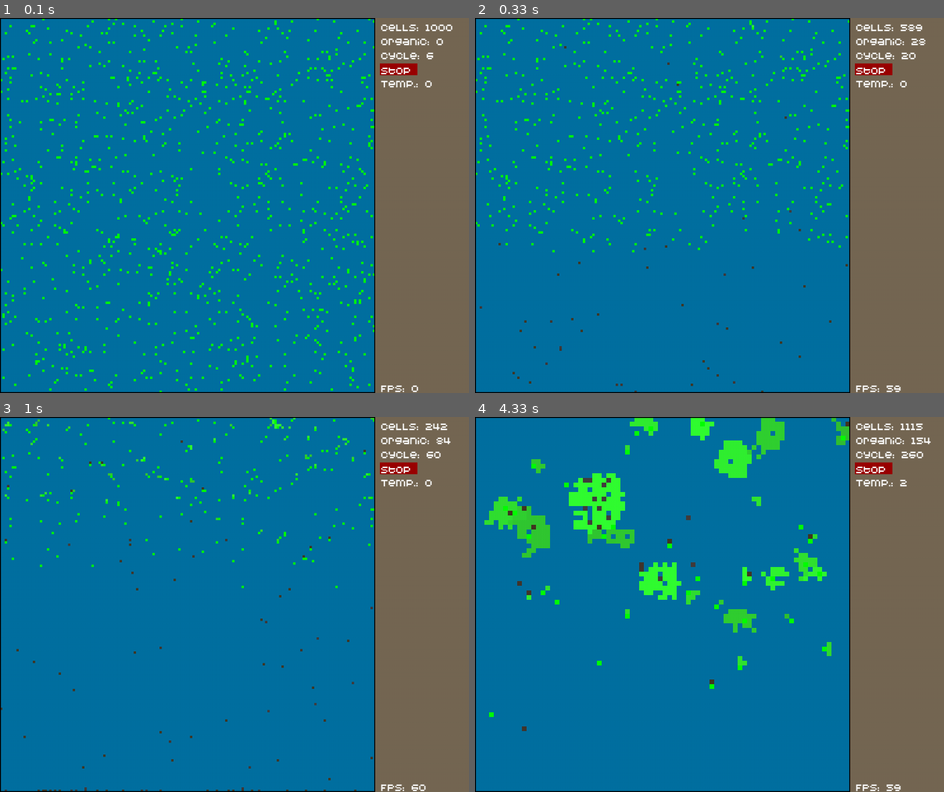
Above: before the commit, frames 1-4 (two rows, left to right).
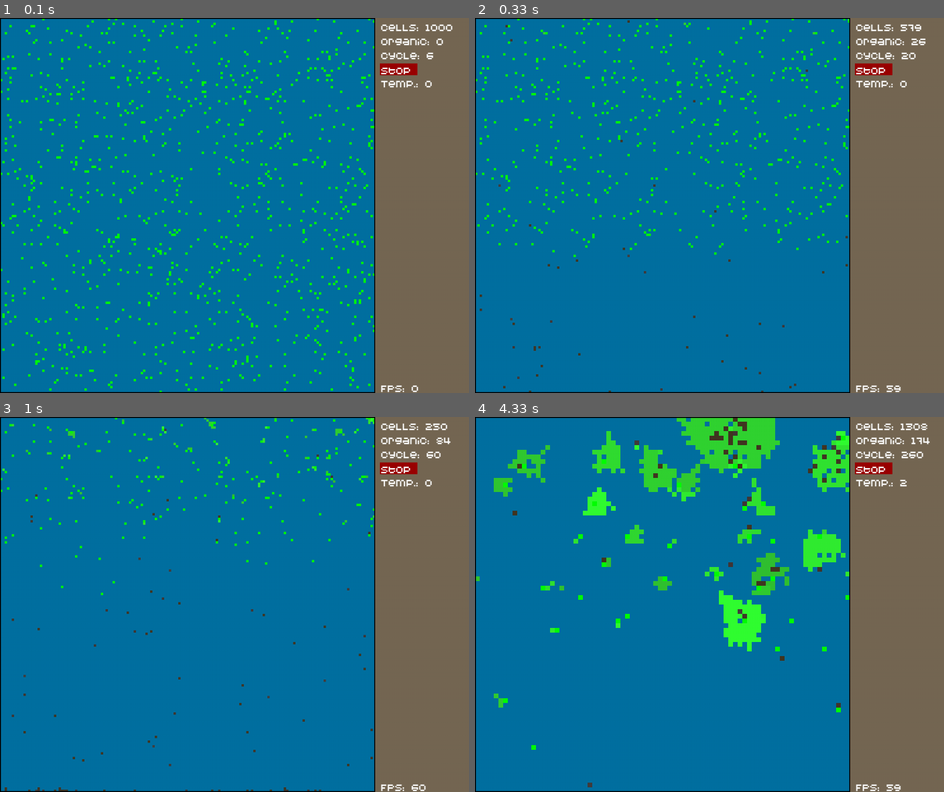
Above: after the commit, the same moments.

Repository: PilotOfAsuka/CellLabPython
Game: pygame game, started from main.py
Same seed, same stepped clock (60 frames per second), same inputs: the game is played once before the commit and once after it.
Inputs:
- Up to frame 1 (0.1 s): no input
- Up to frame 2 (0.33 s): no input
- Up to frame 3 (1 s): hold Right 0.33-0.8 s; hold Up from 0.83 s (still down)
- Up to frame 4 (4.33 s): release Up at 1.13 s; hold Right 1.17-1.63 s; hold Left 1.67-2.2 s; hold - 2.23-2.53 s; hold Down 2.23-2.53 s; hold Down 2.57-2.87 s; hold Left 2.9-3.3 s; tap + at 3.05 s; hold Up 3.33-3.7 s; hold Right from 3.73 s (still down)

Frame 1 is identical in both runs. In frame 2, 1.0% of the frame differs, in the area x 0-97%, y 0-100%; in frame 3, 1.8%; in frame 4, 12%, in the area x 0-98%, y 0-99%.

Commit message:
Разделение математики логики гена для дальнейшей оптимизации и компиляции

Diff:
--- a/genome.py
+++ b/genome.py
@@ -12,6 +12,61 @@
     'predator_thinks': {'min':  50, 'max': 5},  # Зависит от температуры
     'predator_move': {'min': 10, 'max': 5},  # Зависит от температуры
 }
+
+
+class Genome:
+    def __init__(self, dna=None):
+        self.dna = [random.randint(0, 63) for _ in range(gen_size)] if dna is None else dna
+        self.ptr = 0  # УТК (указатель текущей команды)
+        pass
+
+    def self_get_next_index_of_bias(self, step, len_of_number):
+        """
+        Функция получения смещения.
+        Используется для получения условия на основе числа смещения
+        [...33,43,24,...]
+        [... 5, 6, 7,...]
+        Пример self.ptr = 5
+               step = 1
+               index = 6
+        Так как мы к self.ptr прибавили step и получили индекс смешение по гену
+        len_of_number число ограничитель (К примеру если len_of_number является len(cfg.move_directions)
+        то мы получим значение ограниченное количеством направлений от числа в гене
+        43 % 8 - кол-во направлений = 3 - Вправо и низ)
+        """
+        index = (self.ptr + step) % len(self.dna)  # Индекс смещения
+        index_of_bias = self.dna[index] % len_of_number
+        return index_of_bias
+
+    def self_get_next_index(self, step):
+        """
+        Функция получения следующего индекса смешения
+        используется для увеличения УТК на число полученное в смешении
+        [...33,43,24,...]
+        [... 5, 6, 7,...]
+        Пример self.ptr = 5
+               step = 1
+               index = 6
+        В данном примере УТК переместится на 43 (и остановится на 48) от позиции где он находился (Это self.ptr = 5)
+        """
+        index = (self.ptr + step) % len(self.dna)
+        ptr = (self.ptr + self.dna[index]) % len(self.dna)
+        return ptr
+
+    def self_get_bias(self, step):
+        index = (self.ptr + step) % len(self.dna)
+        bias = self.dna[index]
+        return bias
+
+    def move_ptr_to(self):
+        # Перемещение УТК к следующей команде на основе числа безусловного перехода
+        self.ptr = (self.ptr + self.dna[self.ptr]) % len(self.dna)
+
+    # Функция перемещения указателя текущей команды
+    def move_ptr(self):
+        # Перемещения УТК к следующей команде
+        self.ptr = (self.ptr + 1) % len(self.dna)
+
 
 
 class Food:
@@ -59,8 +114,7 @@
 class BotGenome:
     def __init__(self, food=500, x=0, y=0, color=(50, 255, 50), genome=None):
         # Инициализация генома с заданным размером
-        self.genome = [random.randint(0, 63) for _ in range(gen_size)] if genome is None else genome
-        self.ptr = 0  # УТК (указатель текущей команды)
+        self.genome = Genome() if genome is None else genome
         self.food = food
         self.position = x, y
         self.color = color
@@ -71,37 +125,27 @@
 
     # Функция команды "Сколько у меня еды?"
     def how_many_food(self):
-        food_index = ((self.ptr + 1 + normalize_value(get_global_var("temp"), -15, 15, 5, 0))
-                      % len(self.genome))  # Получаем смещение
-
-        food_genome = normalize_value(self.genome[food_index], 0, 63, 0, 1000)  # Получаем условие перехода
+        food_index = ((self.genome.ptr + 1 + normalize_value(get_global_var("temp"), -15, 15, 5, 0))
+                      % len(self.genome.dna))  # Получаем смещение
+
+        food_genome = normalize_value(self.genome.dna[food_index], 0, 63, 0, 1000)  # Получаем условие перехода
 
         if self.food >= food_genome:
             # Если условие перехода меньше количества собственной энергии
-            self.ptr = self_get_next_index(self, step=2)
+            self.genome.ptr = self.genome.self_get_next_index(step=2)
         else:
             # Если условие перехода больше количества собственной энергии
-            self.ptr = self_get_next_index(self, step=3)
-
-    # Функция перемещения УТК
-    def move_ptr_to(self):
-        # Перемещение УТК к следующей команде на основе числа безусловного перехода
-        self.ptr = (self.ptr + self.genome[self.ptr]) % len(self.genome)
-
-    # Функция перемещения указателя текущей команды
-    def move_ptr(self):
-        # Перемещения УТК к следующей команде
-        self.ptr = (self.ptr + 1) % len(self.genome)
+            self.genome.ptr = self.genome.self_get_next_index(step=3)
 
     # Опрос какая сейчас температура
     def is_this_temp(self):
         # Перемещаем указатель текущей команды
-        self.ptr = self_get_next_index(self, step=normalize_value(get_global_var("temp"), -15, 15, 30, 0))
+        self.genome.ptr = self.genome.self_get_next_index(step=normalize_value(get_global_var("temp"), -15, 15, 30, 0))
 
     # Команда посмотреть
     def command_view(self):
         # Выбираем направление на основе смещения
-        move_dir = self_get_index_of_bias(self, step=1, len_of_number=len(move_directions))
+        move_dir = self.genome.self_get_next_index_of_bias(step=1, len_of_number=len(move_directions))
         dx, dy = move_directions[move_dir]  # Получаем Направление
 
         # Получаем точку куда мы смотрим
@@ -112,32 +156,32 @@
         # Если на пути пусто
         if world_grid[new_y][new_x] is None:
             # Перемещаем указатель текущей команды
-            self.ptr = self_get_next_index(self, step=2)
+            self.genome.ptr = self.genome.self_get_next_index(step=2)
         # Если на пути органика
         elif isinstance(world_grid[new_y][new_x], Food):
             # Перемещаем указатель текущей команды
-            self.ptr = self_get_next_index(self, step=43)
+            self.genome.ptr = self.genome.self_get_next_index(step=43)
         # Если на пути клетка
         elif isinstance(world_grid[new_y][new_x], Cell):
             # Перемещаем указатель текущей команды
-            self.ptr = self_get_next_index(self, step=59)
+            self.genome.ptr = self.genome.self_get_next_index(step=59)
         # Если на пути хищник
         elif isinstance(world_grid[new_y][new_x], Predator):
             # Перемещаем указатель текущей команды
-            self.ptr = self_get_next_index(self, step=24)
+            self.genome.ptr = self.genome.self_get_next_index(step=24)
 
     # Функция опроса расстояния до солнца и смещения
     def how_much_distance_to_sun(self):
         sun_dist = normalize_value(self.position[1], 0, GRID_SIZE_H, 0, 5)
         # Перемещаем указатель текущей команды
-        self.ptr = self_get_next_index(self, step=sun_dist)
+        self.genome.ptr = self.genome.self_get_next_index(step=sun_dist)
 
     def check_death(self):
         if self.food <= 0:  # Условие смерти клетки при отрицательной энергии
             x, y = self.position
             world_grid[y][x] = None  # Удаление бота из сетки
             if random.random() < 0.1:
-                world_grid[y][x] = Food(x=x, y=y, food=300, genome_number=self_get_index_of_bias(self, 1, 64),
+                world_grid[y][x] = Food(x=x, y=y, food=300, genome_number=0,
                                         color=get_colors_bias(self, 67, 117, 54, 104, 34, 84))
 
     def draw_obj(self):
@@ -166,7 +210,7 @@
             self.food -= normalize_value(get_global_var("temp"), -15, 15,
                                          food_values['predator_thinks']['min'], food_values['predator_thinks']['max'])
             self.check_death()
-            command = self.genome[self.ptr]  # УТК
+            command = self.genome.dna[self.genome.ptr]  # УТК
             self.execute_command(command)  # Выполнение команды генома (УТК)
 
     def execute_command(self, command):
@@ -183,7 +227,7 @@
             self.how_much_distance_to_sun()
         else:
             # Если у числа нет команды, то происходит безусловный переход
-            self.move_ptr_to()
+            self.genome.move_ptr_to()
         # Здесь могут быть другие команды....
 
     # функция движения клетки и проверки на столкновение
@@ -194,7 +238,7 @@
         self.check_death()
 
         # Выбираем направление на основе смещения
-        move_dir = self_get_index_of_bias(self, step=1, len_of_number=len(move_directions))
+        move_dir = self.genome.self_get_next_index_of_bias(step=1, len_of_number=len(move_directions))
         # Получаем Направление
         dx, dy = move_directions[move_dir]
 
@@ -213,32 +257,32 @@
             food = world_grid[new_y][new_x]
 
             move_cell(self, x, y, new_x, new_y)
-            mutate_genome_new(self.genome, 0.1, food.genome_number)
+            mutate_genome_new(self.genome.dna, 0.1, food.genome_number)
             self.food += food.food  # Логика расхода энергии
 
             # Перемещаем УТК
-            self.ptr = self_get_next_index(self, step=43)
+            self.genome.ptr = self.genome.self_get_next_index(step=43)
 
         # Если куда хочет шагнуть клетка есть клетка
         elif isinstance(world_grid[new_y][new_x], Cell):
-            if get_index_of_bias(world_grid[new_y][new_x], 2, 10) in range(1, 5):
+            if self.genome.self_get_bias(step=5) in range(1, 5):
                 # Перемещаем клетку
                 move_cell(self, x, y, new_x, new_y)
 
                 self.food += 50  # Логика расхода энергии
 
                 # Перемещаем УТК
-                self.ptr = self_get_next_index(self, step=24)
+                self.genome.ptr = self.genome.self_get_next_index(step=24)
             else:
                 # Перемещаем УТК
-                self.ptr = self_get_next_index(self, step=42)
+                self.genome.ptr = self.genome.self_get_next_index(step=42)
 
         # Если куда хочет шагнуть клетка есть хищник
         elif isinstance(world_grid[new_x][new_y], Predator):
             if self.food >= 1000:
                 self.reproduce()
             else:
-                self.ptr = self_get_next_index(self, step=59)
+                self.genome.ptr = self.genome.self_get_next_index(step=59)
 
     # Функция деления
     def reproduce(self):
@@ -255,14 +299,14 @@
         x, y = random.choice(free_positions)
 
         # Копируем геном родителя
-        new_genome = self.genome.copy()
+        new_genome = self.genome.dna.copy()
 
         # Проводим мутацию в геноме
         mutate_genome_new(new_genome, 0.10, random.randint(0, 63))
 
         # Создаем нового бота с мутированным геномом
         new_color = (max(self.color[0] - 1, 90), 0, 0)  # Смещаем цвета
-        new_bot = Predator(food=self.food // 4, x=x, y=y, color=new_color, genome=new_genome)  # Создание нового бота
+        new_bot = Predator(food=self.food // 4, x=x, y=y, color=new_color, genome=Genome(dna=new_genome))  # Создание нового бота
         world_grid[y][x] = new_bot  # Помещаем нового бота в мир
         self.food //= 4  # Разделяем энергию между родительской и дочерней клетки
 
@@ -283,7 +327,7 @@
             self.food -= normalize_value(get_global_var("temp"), -15, 15, food_values['predator_thinks']['min'],
                                          food_values['predator_thinks']['max'])
             self.check_death()
-            command = self.genome[self.ptr]  # УТК
+            command = self.genome.dna[self.genome.ptr]  # УТК
             self.execute_command(command)  # Выполнение команды генома (УТК)
 
     def execute_command(self, command):
@@ -300,7 +344,7 @@
             self.how_much_distance_to_sun()
         else:
             # Если у числа нет команды, то происходит безусловный переход
-            self.move_ptr_to()
+            self.genome.move_ptr_to()
         # Здесь могут быть другие команды....
 
         # Функция фотосинтеза
@@ -310,7 +354,7 @@
                                      food_values['photosynthesis']['min'], food_values['photosynthesis']['max'])
         # Ограничиваем максимальное количество энергии
         self.food = min(self.food, self.max_energy)
-        self.move_ptr()  # Переход УТК
+        self.genome.move_ptr()  # Переход УТК
 
     # Функция деления
     def reproduce(self):
@@ -324,69 +368,34 @@
             if random.random() < 0.1:
                 # С шансом 10 процентов после смерти бота появляется органика (Если нет места для размножения)
                 world_grid[y][x] = Food(
-                    x=x, y=y, food=300, genome_number=self_get_index_of_bias(self, 1, 64),
+                    x=x, y=y, food=300, genome_number=0,
                     color=get_colors_bias(self, 67, 117, 54, 104, 34, 84))
             return
 
         # Выбираем случайную свободную позицию для нового бота
-        index_free_pos = self_get_index_of_bias(self, 1, len(free_positions))
+        index_free_pos = self.genome.self_get_next_index_of_bias(1, len(free_positions))
         x, y = free_positions[index_free_pos]
         # Копируем геном родителя
-        new_genome = self.genome.copy()
+        new_genome = self.genome.dna.copy()
 
         # Проводим мутацию в геноме
         mutate_genome_new(new_genome, 0.10, random.randint(0, 63))
 
         # Создаем нового бота с мутированным геномом
-        new_color = (50, 192 + self.genome[0], 50)  # Смещаем цвета
-
-        if self.count_of_reproduce == 10 and self_get_index_of_bias(self, step=2, len_of_number=2) == 1:
+        new_color = (50, 192 + self.genome.dna[0], 50)  # Смещаем цвета
+
+        if self.count_of_reproduce == 10 and self.genome.self_get_next_index_of_bias(step=2, len_of_number=2) == 1:
             new_bot = Predator(food=self.food // 2, x=x, y=y,
-                               color=(230, 1, 92), genome=new_genome)  # Создание нового бота
+                               color=(230, 1, 92), genome=Genome(dna=new_genome))  # Создание нового бота
             world_grid[y][x] = new_bot  # Помещаем нового бота в мир
             self.food //= 4  # Разделяем энергию между родительской и дочерней клетки
         else:
             new_bot = Cell(food=self.food // 4, x=x, y=y,
-                           color=new_color, genome=new_genome)  # Создание нового бота
+                           color=new_color, genome=Genome(dna=new_genome))  # Создание нового бота
             world_grid[y][x] = new_bot  # Помещаем нового бота в мир
             self.food //= 4  # Разделяем энергию между родительской и дочерней клетки
 
         self.count_of_reproduce += 1
-
-
-def self_get_index_of_bias(self, step, len_of_number):
-    """
-    Функция получения смещения.
-    Используется для получения условия на основе числа смещения
-    [...33,43,24,...]
-    [... 5, 6, 7,...]
-    Пример self.ptr = 5
-           step = 1
-           index = 6
-    Так как мы к self.ptr прибавили step и получили индекс смешение по гену
-    len_of_number число ограничитель (К примеру если len_of_number является len(cfg.move_directions)
-    то мы получим значение ограниченное количеством направлений от числа в гене
-    43 % 8 - кол-во направлений = 3 - Вправо и низ)
-    """
-    index = (self.ptr + step) % len(self.genome)  # Индекс смещения
-    index_of_bias = self.genome[index] % len_of_number
-    return index_of_bias
-
-
-def self_get_next_index(self, step):
-    """
-    Функция получения следующего индекса смешения
-    используется для увеличения УТК на число полученное в смешении
-    [...33,43,24,...]
-    [... 5, 6, 7,...]
-    Пример self.ptr = 5
-           step = 1
-           index = 6
-    В данном примере УТК переместится на 43 (и остановится на 48) от позиции где он находился (Это self.ptr = 5)
-    """
-    index = (self.ptr + step) % len(self.genome)
-    ptr = (self.ptr + self.genome[index]) % len(self.genome)
-    return ptr
 
 
 def move_cell(self, x, y, new_x, new_y):
@@ -404,28 +413,10 @@
     self.position = new_x, new_y
 
 
-def get_index_of_bias(bot, step, len_of_number):
-    """
-    Функция получения смещения.
-    Используется для получения условия на основе числа смещения
-    [...33,43,24,...]
-    [... 5, 6, 7,...]
-    Пример bot.ptr = 5
-           step = 1
-           index = 6
-    Так как мы к self.ptr прибавили step и получили индекс смешение по гену
-    len_of_number число ограничитель (К примеру если len_of_number является len(cfg.move_directions)
-    то мы получим значение ограниченное количеством направлений от числа в гене
-    43 % 8 - кол-во направлений = 3 - Вправо и низ)
-    """
-    index = (bot.ptr + step) % len(bot.genome)  # Индекс смещения
-    index_of_bias = bot.genome[index] % len_of_number
-    return index_of_bias
-
 
 def get_colors_bias(self, first_min, first_max, second_min, second_max, third_min, third_max):
-    colors = (max(min(self.genome[0] % 255, first_max), first_min),
-              max(min(self.genome[0] % 255, second_max), second_min),
-              max(min(self.genome[0] % 255, third_max), third_min))
+    colors = (max(min(self.genome.dna[0] % 255, first_max), first_min),
+              max(min(self.genome.dna[0] % 255, second_max), second_min),
+              max(min(self.genome.dna[0] % 255, third_max), third_min))
 
     return colors
